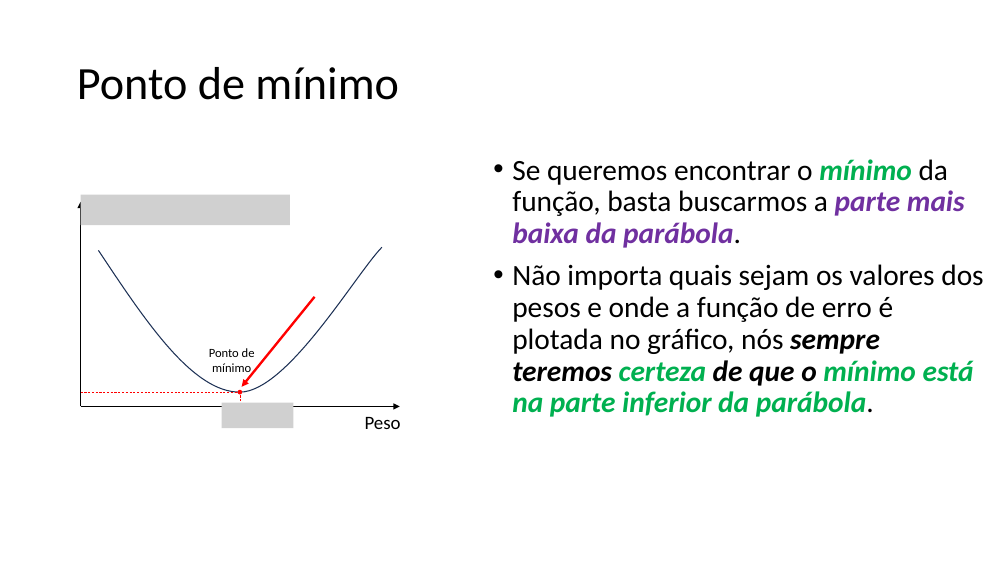
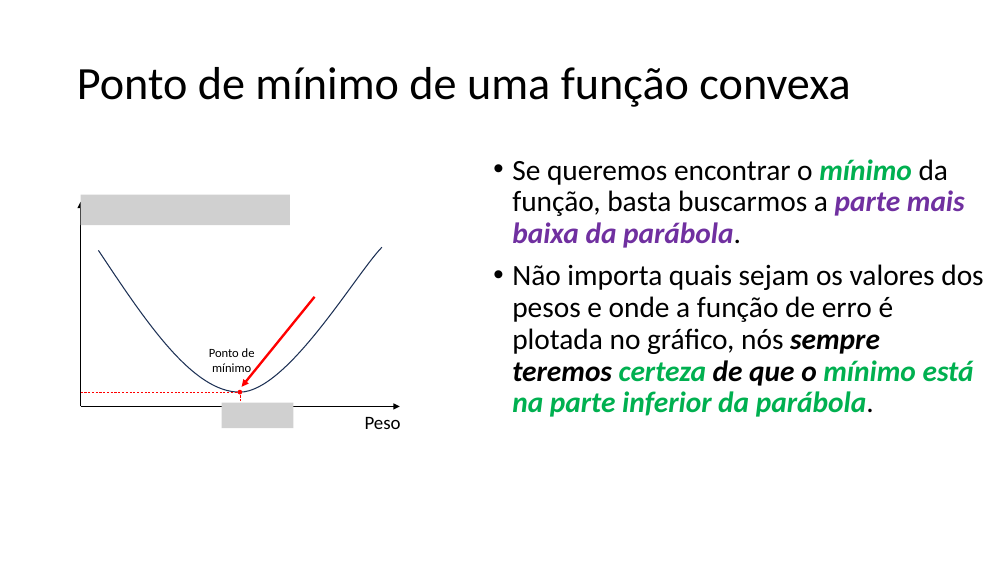
Before and after one commit to zz4fap/tp557-iot-ml, a slide deck: slide 6 of slides/TP557_6_Minimizando_o_erro.pptx. Drawn at 1008x567 pixels with LibreOffice and Linux fonts; fonts in the diff are those of the drawing; grey boxes stand for pictures. Boxes give left, top, right and bottom in pixels: in the first picture for what was removed or moved away, otherwise in the second. Text is boxed around its words. In the diff, an @@ line names an element or a change of style, - is before the commit and + after.

```diff
--- a/slides/TP557_6_Minimizando_o_erro.pptx
+++ b/slides/TP557_6_Minimizando_o_erro.pptx
@@ title at (x1=77, y1=67, x2=850, y2=107): text changed @@
-Ponto de mínimo
+Ponto de mínimo de uma função convexa
```
Also in this commit, not shown: 5 other slides changed, 3 slides added.
